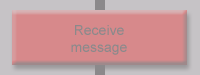
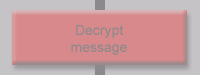
Layers edited between the first and the second 200 × 75 image:
renamed "Receive message" to "Decrypt message", painted on it over bbox(75, 25, 124, 38)
